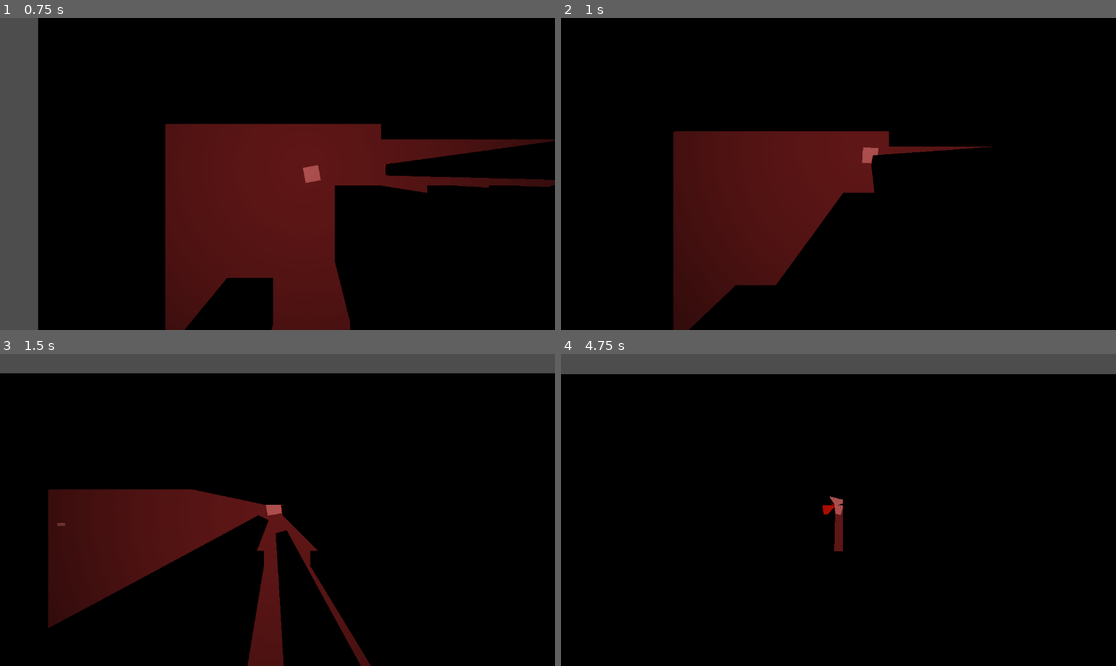
Above: before the commit, frames 1-4 (two rows, left to right).
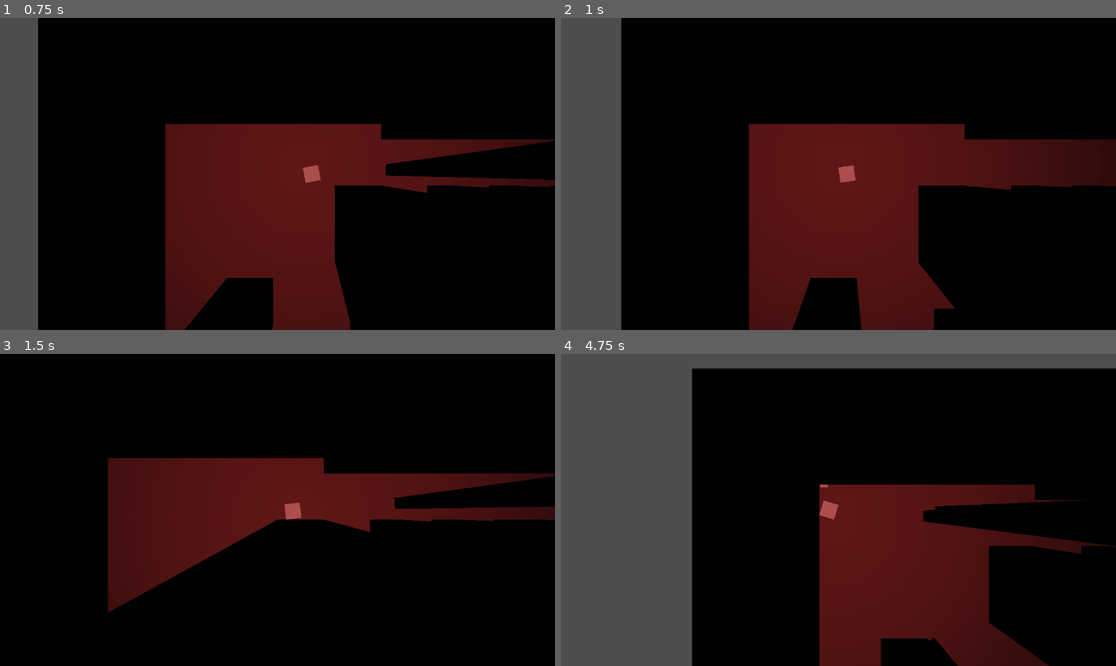
Above: after the commit, the same moments.

Repository: ArcticGizmo/godot-2d-shooter
Game: Godot game, scene res://World.tscn
The game is run twice, just before and just after one commit, with the same random seed, the same clock (stepped at 60 frames per second) and the same inputs.
Inputs (mouse positions are in pixels of both pictures, inside the frame that each line leads up to):
- Up to frame 1 (0.75 s): move the mouse to (399, 158) at 0.52 s; hold D (right) from 0.53 s (still down); click (399, 158) at 0.6 s
- Up to frame 2 (1 s): keep holding D (right)
- Up to frame 3 (1.5 s): move the mouse to (166, 525) at 1.27 s; release D (right) at 1.28 s; hold S (down) from 1.28 s (still down); click (166, 525) at 1.35 s
- Up to frame 4 (4.75 s): move the mouse to (894, 441) at 2.02 s; release S (down) at 2.03 s; hold D (right) 2.03-2.78 s; click (894, 441) at 2.1 s; move the mouse to (810, 572) at 2.77 s; hold W (up) 2.78-3.53 s; click (810, 572) at 2.85 s; move the mouse to (1005, 556) at 3.52 s; hold A (left) from 3.53 s (still down); click (1005, 556) at 3.6 s; move the mouse to (672, 463) at 4.27 s; click (672, 463) at 4.35 s

Frame 1 is identical in both runs. In frame 2, 36% of the frame differs, in the area x 0-100%, y 0-100%; in frame 3, 24%; in frame 4, 41%, in the area x 0-100%, y 4-100%.

Commit message:
Added player death and fog of war off in editor

Diff:
--- /dev/null
+++ b/FogOfWar.gd
@@ -0,0 +1,4 @@
+extends CanvasModulate
+
+func _ready():
+	self.visible = true
--- a/Player.gd
+++ b/Player.gd
@@ -26,6 +26,6 @@
 	get_tree().reload_current_scene()
 
 
-#func _on_area_2d_body_entered(body):
-#	if "Enemy" in body.name:
-#		kill()
+func _on_area_2d_body_entered(body):
+	if "Enemy" in body.name:
+		kill()
--- a/World.tscn
+++ b/World.tscn
@@ -1,5 +1,6 @@
-[gd_scene load_steps=10 format=3 uid="uid://by8wqqp1gmxkd"]
+[gd_scene load_steps=11 format=3 uid="uid://by8wqqp1gmxkd"]
 
+[ext_resource type="Script" path="res://FogOfWar.gd" id="1_anc35"]
 [ext_resource type="Script" path="res://Player.gd" id="1_yonck"]
 [ext_resource type="Texture2D" uid="uid://ciqhhcywmh7in" path="res://Player.png" id="2_3jgg4"]
 [ext_resource type="PackedScene" uid="uid://1exed6s0xqec" path="res://Enemy.tscn" id="3_3kimn"]
@@ -29,6 +30,12 @@
 
 [node name="world" type="Node2D"]
 
+[node name="CanvasModulate" type="CanvasModulate" parent="."]
+visible = false
+position = Vector2(366, 430)
+color = Color(0, 0, 0, 1)
+script = ExtResource("1_anc35")
+
 [node name="Sprite2D" type="Sprite2D" parent="."]
 modulate = Color(0.552941, 0.282353, 0.282353, 1)
 position = Vector2(590, 356)
@@ -40,7 +47,7 @@
 modulate = Color(0, 0, 0, 1)
 tile_set = SubResource("TileSet_yfshy")
 format = 2
-layer_0/tile_data = PackedInt32Array(1, 0, 0, 2, 0, 0, 3, 0, …(4729 unchanged characters)… 95, 0, 0, 2097181, 0, 0, 2162717, 0, 0, 2228253, 0, 0, 1769526, 0, 0, 1835062, 0, 0, 1900598, 0 …(1422 unchanged characters)…
+layer_0/tile_data = PackedInt32Array(1, 0, 0, 2, 0, 0, 3, 0, …(4729 unchanged characters)… 95, 0, 0, 2097181, 0, 0, 2162717, 0, 0, 1769526, 0, 0, 1835062, 0, 0, 1900598, 0 …(1422 unchanged characters)…
 
 [node name="Player" type="CharacterBody2D" parent="."]
 position = Vector2(124, 68)
@@ -106,8 +113,4 @@
 [node name="Enemy12" parent="." instance=ExtResource("3_3kimn")]
 position = Vector2(366, 430)
 
-[node name="CanvasModulate" type="CanvasModulate" parent="."]
-position = Vector2(366, 430)
-color = Color(0, 0, 0, 1)
-
 [connection signal="body_entered" from="Player/Area2D" to="Player" method="_on_area_2d_body_entered"]
